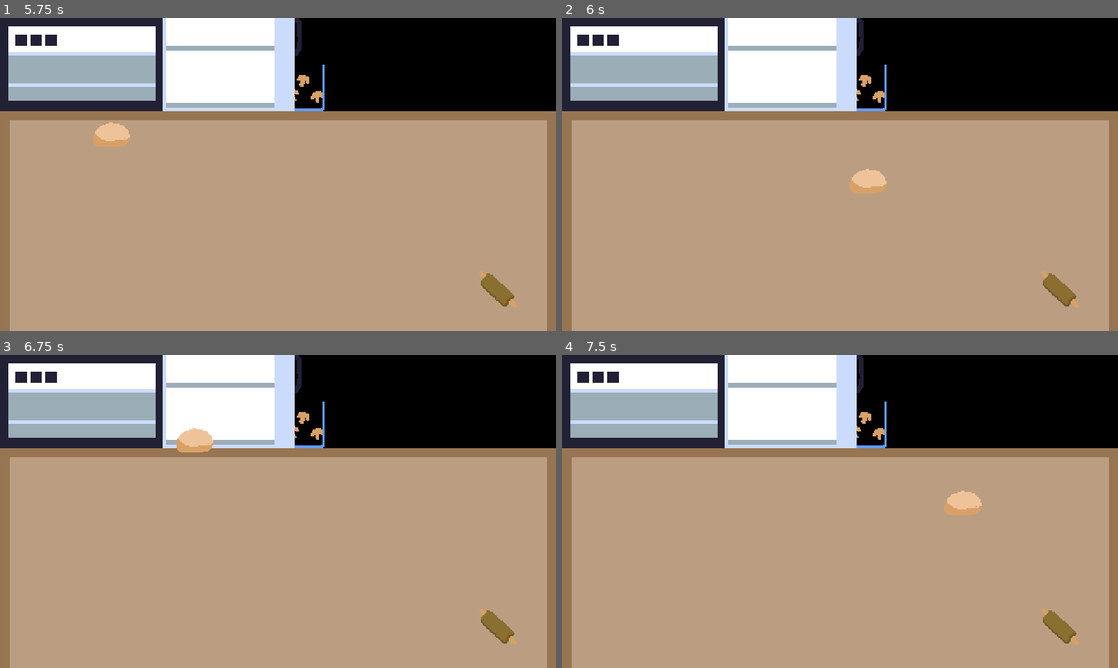
Above: before the commit, frames 1-4 (two rows, left to right).
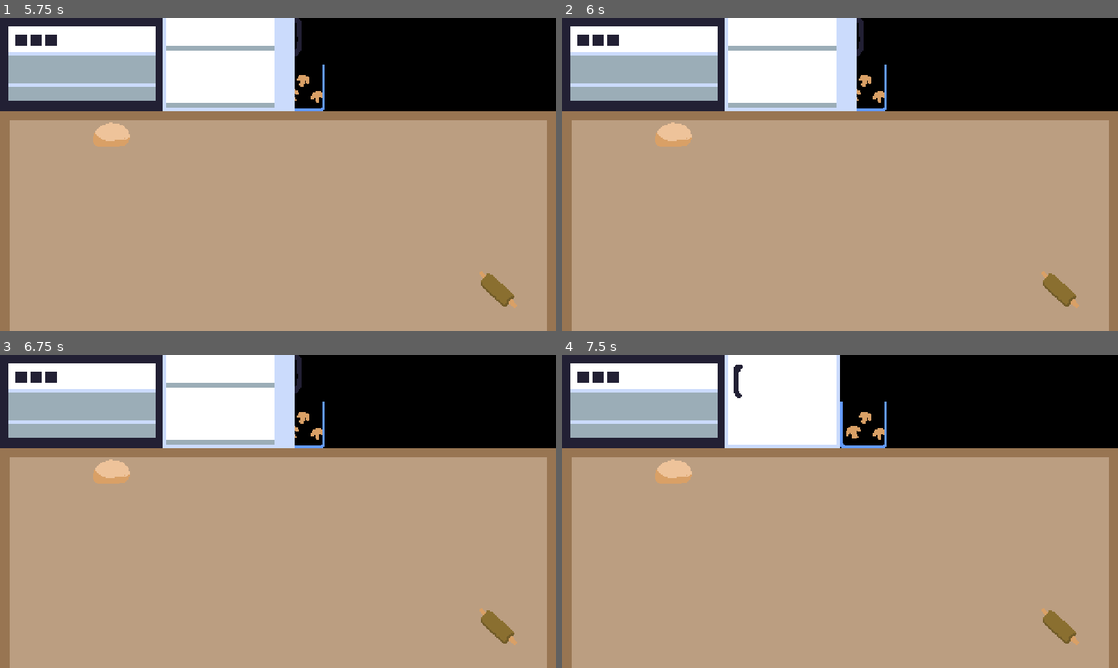
Above: after the commit, the same moments.

Repository: martindzejky/pizza-game
Game: Godot game, scene res://scenes/start.tscn
Two runs of this game, one before a commit and one after it. Both use one fixed random seed, a clock stepped at 60 frames per second and the inputs below.
Inputs (mouse positions are in pixels of both pictures, inside the frame that each line leads up to):
- Up to frame 1 (5.75 s): click "Start" at 0.5 s; tap Enter at 1.25, 2.75, 4.25 s; move the mouse to (83, 64) at 1.27 s; click (83, 64) at 1.42 s; tap Space at 2, 3.5, 5 s; move the mouse to (233, 64) at 2.02 s; click (233, 64) at 2.17 s; move the mouse to (216, 89) at 2.77 s; click (216, 89) at 2.92 s; move the mouse to (500, 290) at 3.52 s; click (500, 290) at 3.67 s; move the mouse to (500, 290) at 4.27 s; click (500, 290) at 4.42 s; move the mouse to (111, 127) at 5.02 s; click (111, 127) at 5.17 s
- Up to frame 2 (6 s): move the mouse to (867, 174) at 5.77 s; click (867, 174) at 5.92 s
- Up to frame 3 (6.75 s): move the mouse to (194, 433) at 6.52 s; click (194, 433) at 6.67 s
- Up to frame 4 (7.5 s): move the mouse to (962, 495) at 7.27 s; click (962, 495) at 7.42 s

Frame 1 is identical in both runs. In frame 2, 0.8% of the frame differs, in the area x 16-59%, y 33-56%; in frame 3, 0.8%; in frame 4, 2.5%, in the area x 16-76%, y 0-52%.

Commit message:
extract single shape for use areas, tweak areas and shapes, fix problems with clicking

Diff:
--- a/objects/dough-tool/dough-tool.tscn
+++ b/objects/dough-tool/dough-tool.tscn
@@ -1,23 +1,26 @@
-[gd_scene load_steps=4 format=3 uid="uid://b1jgjnmmcqyjw"]
+[gd_scene load_steps=5 format=3 uid="uid://b1jgjnmmcqyjw"]
 
 [ext_resource type="Texture2D" uid="uid://fo0fntv5ipk1" path="res://sprites/dough-tool.png" id="1_ans6e"]
 [ext_resource type="Script" path="res://objects/dough-tool/dough-tool.gd" id="2_mmsdm"]
+[ext_resource type="Shape2D" uid="uid://csn561acrh2n7" path="res://shapes/use-area-circle-shape.tres" id="3_5qur1"]
 
 [sub_resource type="CircleShape2D" id="CircleShape2D_hdpfp"]
-radius = 11.1803
+radius = 23.0
 
 [node name="dough-tool" type="Sprite2D" groups=["dough-tool", "tool"]]
 texture = ExtResource("1_ans6e")
 script = ExtResource("2_mmsdm")
 
 [node name="clickArea" type="Area2D" parent="."]
+monitoring = false
 
 [node name="shape" type="CollisionShape2D" parent="clickArea"]
 shape = SubResource("CircleShape2D_hdpfp")
 
 [node name="useArea" type="Area2D" parent="."]
+monitorable = false
 
 [node name="shape" type="CollisionShape2D" parent="useArea"]
-shape = SubResource("CircleShape2D_hdpfp")
+shape = ExtResource("3_5qur1")
 
 [connection signal="input_event" from="clickArea" to="." method="_onInputEvent"]
--- a/objects/dough/dough-fridge.tscn
+++ b/objects/dough/dough-fridge.tscn
@@ -7,7 +7,7 @@
 [sub_resource type="CircleShape2D" id="CircleShape2D_6rhnj"]
 radius = 17.0294
 
-[node name="dough-fridge" type="Node2D" groups=["dough", "dough-fridge"]]
+[node name="dough-fridge" type="Node2D" groups=["dough-fridge"]]
 script = ExtResource("1_w1jy1")
 doughObject = ExtResource("2_2b4e1")
 
@@ -17,6 +17,8 @@
 hframes = 6
 
 [node name="clickArea" type="Area2D" parent="."]
+monitoring = false
+monitorable = false
 
 [node name="shape" type="CollisionShape2D" parent="clickArea"]
 position = Vector2(0, -10)
--- a/objects/dough/dough.gd
+++ b/objects/dough/dough.gd
@@ -13,7 +13,9 @@
 
 
 
-func _progress(delta):
+func _process(delta):
+    super(delta)
+
     # update sprite frame based on progress
     if progress >= $sprite.hframes:
         queue_free()
@@ -46,9 +48,6 @@
                 elif Hand.isEmpty():
                     Hand.pick(self)
 
-                else:
-                    pass
-                    # TODO: interactions with other objects
 
 func onHitByDoughTool():
     progress += 1
@@ -66,4 +65,14 @@
     return cookProgress >= COOK_PROGRESS_DESTROYED
 
 func useOrDrop() -> void:
-    pass
+    var overlappingAreas = $useArea.get_overlapping_areas()
+
+    # filter self
+    overlappingAreas = overlappingAreas.filter(func(area): return area.get_parent() != self)
+
+    if overlappingAreas.size() <= 0:
+        Hand.drop()
+        return
+
+    for area in overlappingAreas:
+        var obj = area.get_parent()
--- a/objects/dough/dough.tscn
+++ b/objects/dough/dough.tscn
@@ -1,10 +1,11 @@
-[gd_scene load_steps=4 format=3 uid="uid://k3ssjquq313h"]
+[gd_scene load_steps=5 format=3 uid="uid://k3ssjquq313h"]
 
 [ext_resource type="Script" path="res://objects/dough/dough.gd" id="1_lfh2g"]
 [ext_resource type="Texture2D" uid="uid://bjubtkw5ihv2n" path="res://sprites/dough.png" id="1_pxcur"]
+[ext_resource type="Shape2D" uid="uid://csn561acrh2n7" path="res://shapes/use-area-circle-shape.tres" id="3_aujhw"]
 
-[sub_resource type="CircleShape2D" id="CircleShape2D_dosf0"]
-radius = 23.0217
+[sub_resource type="CircleShape2D" id="CircleShape2D_l6653"]
+radius = 29.0
 
 [node name="dough" type="Node2D" groups=["dough"]]
 script = ExtResource("1_lfh2g")
@@ -14,8 +15,15 @@
 hframes = 6
 
 [node name="clickArea" type="Area2D" parent="."]
+monitoring = false
 
 [node name="shape" type="CollisionShape2D" parent="clickArea"]
-shape = SubResource("CircleShape2D_dosf0")
+shape = SubResource("CircleShape2D_l6653")
+
+[node name="useArea" type="Area2D" parent="."]
+monitorable = false
+
+[node name="shape" type="CollisionShape2D" parent="useArea"]
+shape = ExtResource("3_aujhw")
 
 [connection signal="input_event" from="clickArea" to="." method="_onInputEvent"]
--- a/objects/fridge/fridge.tscn
+++ b/objects/fridge/fridge.tscn
@@ -8,7 +8,7 @@
 [sub_resource type="RectangleShape2D" id="RectangleShape2D_m5itk"]
 size = Vector2(120, 80)
 
-[node name="fridge" type="Sprite2D"]
+[node name="fridge" type="Sprite2D" groups=["fridge"]]
 texture = ExtResource("1_m8jrv")
 centered = false
 script = ExtResource("2_kx2wi")
@@ -18,6 +18,7 @@
 
 [node name="clickArea" type="Area2D" parent="."]
 position = Vector2(60, 40)
+monitoring = false
 
 [node name="shape" type="CollisionShape2D" parent="clickArea"]
 shape = SubResource("RectangleShape2D_m5itk")
--- a/objects/oven/oven.tscn
+++ b/objects/oven/oven.tscn
@@ -7,7 +7,7 @@
 [sub_resource type="RectangleShape2D" id="RectangleShape2D_p8e28"]
 size = Vector2(140, 80)
 
-[node name="oven" type="Sprite2D"]
+[node name="oven" type="Sprite2D" groups=["oven"]]
 texture = ExtResource("1_38136")
 centered = false
 script = ExtResource("2_7ix8b")
@@ -16,6 +16,7 @@
 
 [node name="clickArea" type="Area2D" parent="."]
 position = Vector2(60, 40)
+monitoring = false
 
 [node name="shape" type="CollisionShape2D" parent="clickArea"]
 position = Vector2(10, 0)
--- /dev/null
+++ b/shapes/use-area-circle-shape.tres
@@ -0,0 +1,4 @@
+[gd_resource type="CircleShape2D" format=3 uid="uid://csn561acrh2n7"]
+
+[resource]
+radius = 12.0
